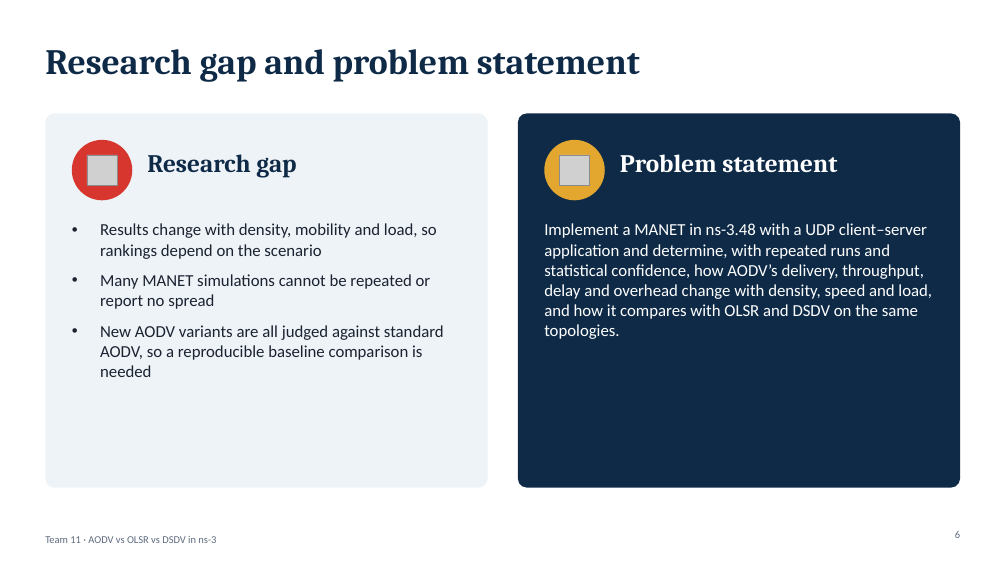
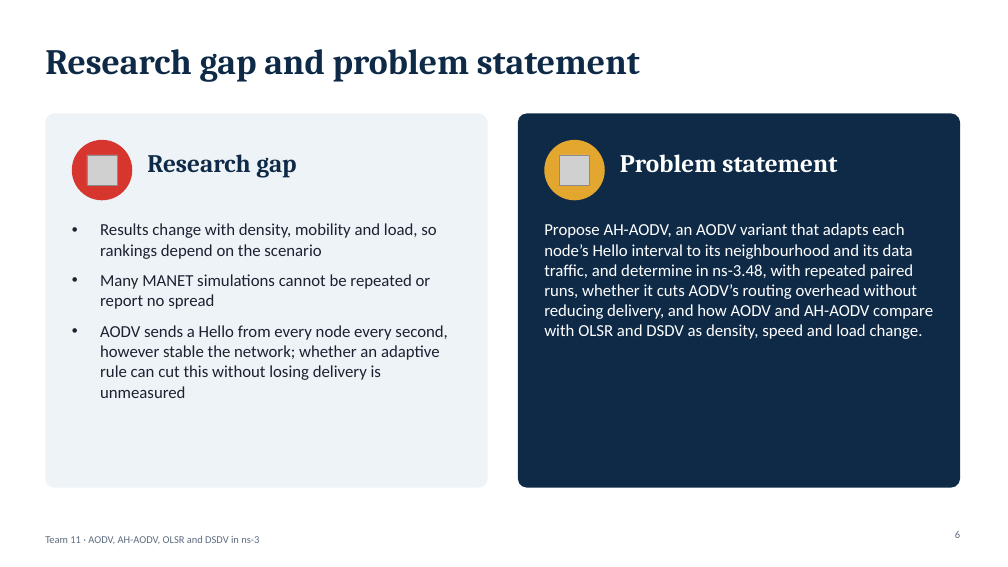
Before and after one commit to vijethmd/manet-routing-comparison, a slide deck: slide 6 of submissions/AODV_OLSR_DSDV_MANET_Team11.pptx. Drawn at 1008x567 pixels with LibreOffice and Linux fonts; fonts in the diff are those of the drawing; grey boxes stand for pictures. Boxes give left, top, right and bottom in pixels: in the first picture for what was removed or moved away, otherwise in the second. Text is boxed around its words. In the diff, an @@ line names an element or a change of style, - is before the commit and + after.

Commit message:
Update report and slides for AH-AODV and the AAT report guidelines
Report (PDF and Word): adds AH-AODV and its performance analysis; now
25 pages at a true 12 pt with every chapter within its page limit and a
192-word abstract. The earlier PDF had been shrunk to about 8.4 pt by a
table wider than the text block.

Slides (PPTX and PDF): one slide of graphs per experiment and an AH-AODV
slide; jitter, NRL and the validation slide removed.

```diff
--- a/submissions/AODV_OLSR_DSDV_MANET_Team11.pptx
+++ b/submissions/AODV_OLSR_DSDV_MANET_Team11.pptx
@@ text at [544, 223, 933, 339]: text changed @@
-Implement a MANET in ns-3.48 with a UDP client–server application and determine, with repeated runs and statistical confidence, how AODV’s delivery, throughput, delay and overhead change with density, speed and load, and how it compares with OLSR and DSDV on the same topologies.
+Propose AH-AODV, an AODV variant that adapts each node’s Hello interval to its neighbourhood and its data traffic, and determine in ns-3.48, with repeated paired runs, whether it cuts AODV’s routing overhead without reducing delivery, and how AODV and AH-AODV compare with OLSR and DSDV as density, speed and load change.
@@ text at [100, 325, 447, 398]: text changed @@
-• New AODV variants are all judged against standard AODV, so a reproducible baseline comparison is needed
+• AODV sends a Hello from every node every second, however stable the network; whether an adaptive rule can cut this without losing delivery is unmeasured
@@ text at [45, 535, 259, 544]: text changed @@
-Team 11 · AODV vs OLSR vs DSDV in ns-3
+Team 11 · AODV, AH-AODV, OLSR and DSDV in ns-3
```
Also in this commit, not shown: 14 other slides changed, 2 slides added, 3 other files.
